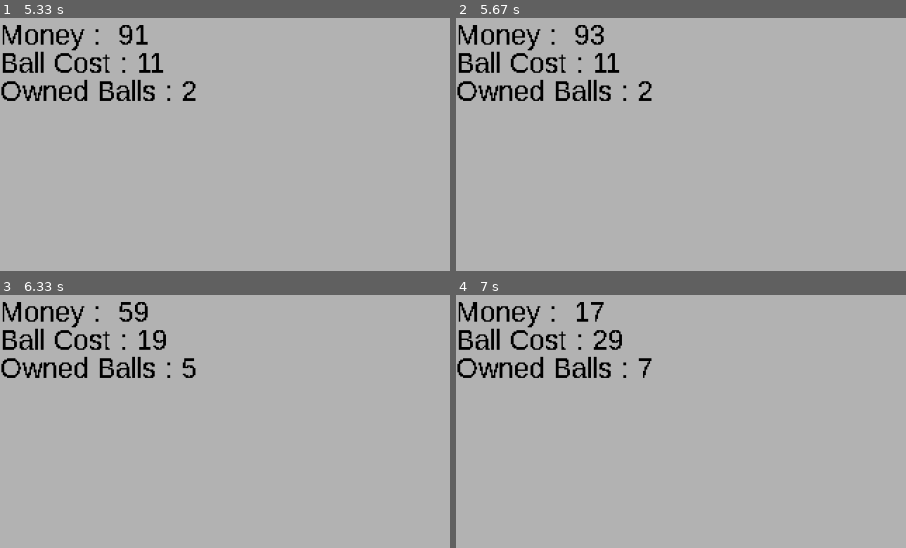
Above: before the commit, frames 1-4 (two rows, left to right).
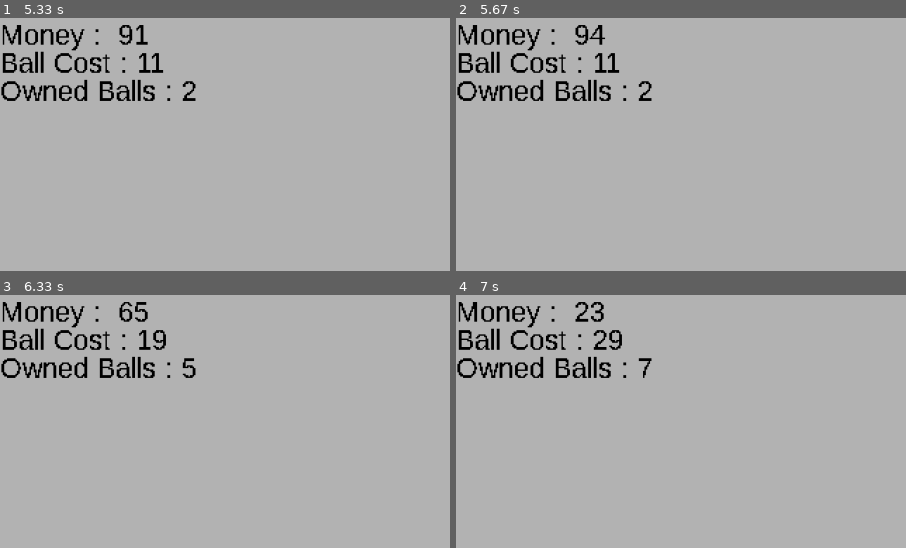
Above: after the commit, the same moments.

Repository: LZX1000/College-I
Game: pygame game, started from Incremental_Incremental.py
Two runs of this game, one before a commit and one after it. Both use one fixed random seed, a clock stepped at 60 frames per second and the inputs below.
Inputs (mouse positions are % of the whole screen's width and height, from its top left):
- Up to frame 1 (5.33 s): tap Enter at 0.33, 0.67 s; click (19, 74) at 1.05 s; right-click (26, 30) at 1.38 s; click (14, 47) at 1.72 s; click (50, 62) at 2.05 s; click (76, 66) at 2.38 s; click (76, 41) at 2.72 s; click (81, 48) at 3.05 s; click (71, 32) at 3.38 s; click (20, 16) at 3.72 s; click (26, 68) at 4.05 s; click (28, 32) at 4.38 s; click (77, 61) at 4.72 s; click (71, 37) at 5.05 s
- Up to frame 2 (5.67 s): click (30, 58) at 5.38 s
- Up to frame 3 (6.33 s): tap Enter at 5.73, 6.03, 6.23 s
- Up to frame 4 (7 s): tap Enter at 6.57, 6.87 s
The pictures show only the part of the screen within x 0-50%, y 0-50%; the shares and areas given below are measured in that part.

Frame 1 is identical in both runs. In frame 2, 0.2% of the frame differs, in the area x 29-34%, y 2-11%; in frame 3, 0.1%; in frame 4, 0.2%, in the area x 26-33%, y 2-11%.

Commit message:
Add combined balls

Diff:
--- a/Incremental_Incremental.py
+++ b/Incremental_Incremental.py
@@ -42,6 +42,19 @@
                 return self.money_value
             return 0
 
+    class CombinedBall:
+        def __init__(self, rarity, money_value) -> None:
+            self.money_value = money_value
+            self.rarity = rarity
+            self.count = 2
+            self.time = time.monotonic()
+
+        def check_for_payount(self) -> int:
+            if time.monotonic() - self.time >= 5:
+                self.time = time.monotonic()
+                return self.money_value * self.count
+            return 0
+
     class Button(pygame.sprite.Sprite):
         def __init__(
             self,
@@ -62,6 +75,7 @@
                 offsets = [list(offset) for offset in offsets]
 
             self.text_surface = font.render(text, False, text_color)
+            self.text_color = text_color
             self.debug_color = debug_color
 
             total_offset_x = sum(offset[0] for offset in offsets)
@@ -76,44 +90,6 @@
 
         def debug(self, surface: pygame.Surface) -> None:
             pygame.draw.rect(surface, self.debug_color, self.rect, 1)
-
-    # class BallsMenuButton(pygame.sprite.Sprite):
-    #     def __init__(
-    #         self,
-    #         menu_surface: pygame.Surface,
-    #         menu_offset: List[int] | None = [0, 0]
-    #     ) -> None:
-    #         super().__init__()
-
-    #         self.text_surface = font.render("Balls", False, (0, 0, 0))
-    #         self.rect = pygame.Rect(
-    #             menu_offset[0],
-    #             menu_offset[1],
-    #             menu_surface.get_width() / 2,
-    #             30
-    #         )
-
-    #     def debug(self, surface: pygame.Surface) -> None:
-    #         pygame.draw.rect(surface, (255, 0, 0), self.rect, 1)
-
-    # class UpgradesMenuButton(pygame.sprite.Sprite):
-    #     def __init__(
-    #         self,
-    #         surface: pygame.Surface,
-    #         offset: List[int] | None = [0, 0]
-    #     ) -> None:
-    #         super().__init__()
-
-    #         self.text_surface = font.render("Upgrades", False, (0, 0, 0))
-    #         self.rect = pygame.Rect(
-    #             offset[0] + surface.get_width() / 2,
-    #             offset[1],
-    #             surface.get_width() / 2,
-    #             30
-    #         )
-
-    #     def debug(self, surface: pygame.Surface) -> None:
-    #         pygame.draw.rect(surface, (0, 255, 0), self.rect, 1)
 
     # Initialize
     pygame.init()
@@ -173,6 +149,7 @@
             new_ball_cost = 10
             balls = []
             unresolved_balls = []
+            combined_balls = []
             available_upgrades = all_upgrades
             legendary_ball_count = 0
             epic_ball_count = 0
@@ -246,8 +223,11 @@
             space_pressed = False
 
         if len(unresolved_balls) > 0:
-            for _ in unresolved_balls:
+            while unresolved_balls:
                 new_ball = Ball()
+                resolved = False
+                recent_ball_rarity = new_ball.rarity
+                recent_ball_color = new_ball.color
                 if new_ball.rarity == "Common":
                     common_ball_count += 1
                 elif new_ball.rarity == "Rare":
@@ -256,10 +236,26 @@
                     epic_ball_count += 1
                 else:
                     legendary_ball_count += 1
-                balls.append(new_ball)
-                unresolved_balls.remove(0)
+                while not resolved:
+                    for ball in combined_balls:
+                        if ball.rarity == new_ball.rarity and ball.time % 5 == new_ball.time % 5:
+                            ball.count += 1
+                            resolved = True
+                            combined_balls.append(new_ball)
+                            break
+                    for ball in balls:
+                        if ball.rarity == new_ball.rarity and ball.time % 5 == new_ball.time % 5:
+                            new_ball = CombinedBall(new_ball.rarity, new_ball.money_value)
+                            resolved = True
+                            balls.remove(ball)
+                            combined_balls.append(new_ball)
+                            break
+                    balls.append(new_ball)
+                unresolved_balls.pop(0)
 
         for ball in balls:
+            player_money += ball.check_for_payount()
+        for ball in combined_balls:
             player_money += ball.check_for_payount()
 
         # Render in 640x360
@@ -276,7 +272,7 @@
             legendary_ball_count_text_surface = font.render(f"Legendary Balls : {legendary_ball_count}", False, (0, 0, 0))
             if len(balls) > 0:
                 most_recent_ball_text_surface1 = font.render(f"Most Recent Ball :", False, (0, 0, 0))
-                most_recent_ball_text_surface2 = font.render(f"        {balls[-1].rarity} Ball", False, (balls[-1].color))
+                most_recent_ball_text_surface2 = font.render(f"        {recent_ball_rarity} Ball", False, (recent_ball_color))
             # # Blit to Balls Menu
             menu_surface.fill((255, 255, 255)) # Sub-background
             menu_surface.blit(common_ball_count_text_surface, (0, 40))
